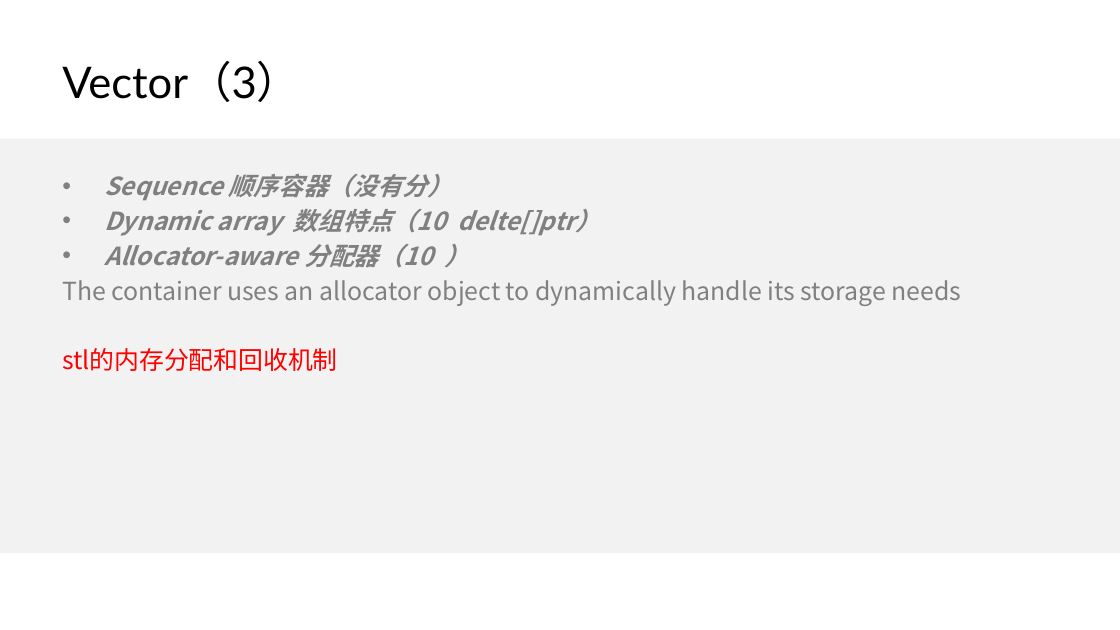
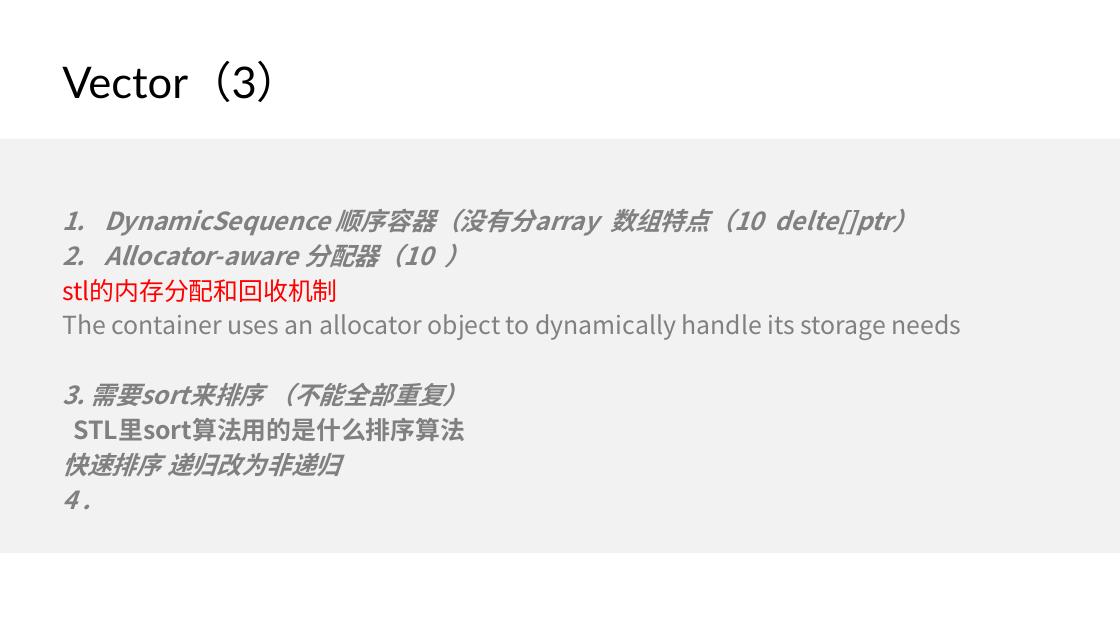
Before and after one commit to wangcy6/weekly, a slide deck: slide 6 of KM/ppt/2019_c++_index.pptx. Drawn at 1120x630 pixels with LibreOffice and Linux fonts; fonts in the diff are those of the drawing; background and template pictures are left out. Boxes give left, top, right and bottom in pixels: in the first picture for what was removed or moved away, otherwise in the second. Text is boxed around its words. In the diff, an @@ line names an element or a change of style, - is before the commit and + after.

```diff
--- a/KM/ppt/2019_c++_index.pptx
+++ b/KM/ppt/2019_c++_index.pptx
@@ text at [104,209,918,236]: text changed @@
-• Sequence 顺序容器（没有分）
-• Dynamic array 数组特点（10 delte[]ptr）
+1. DynamicSequence 顺序容器（没有分array 数组特点（10 delte[]ptr）
@@ text at [62,279,337,302]: paragraph added @@
+stl的内存分配和回收机制
@@ text at [62,383,467,509]: text changed; text colour #FF0000 to #808080; bold on; italic on @@
-stl的内存分配和回收机制
+3. 需要sort来排序 （不能全部重复）
+STL里sort算法用的是什么排序算法
+快速排序 递归改为非递归
+4 .
```
Also in this commit, not shown: 3 other slides changed, 9 other files.
